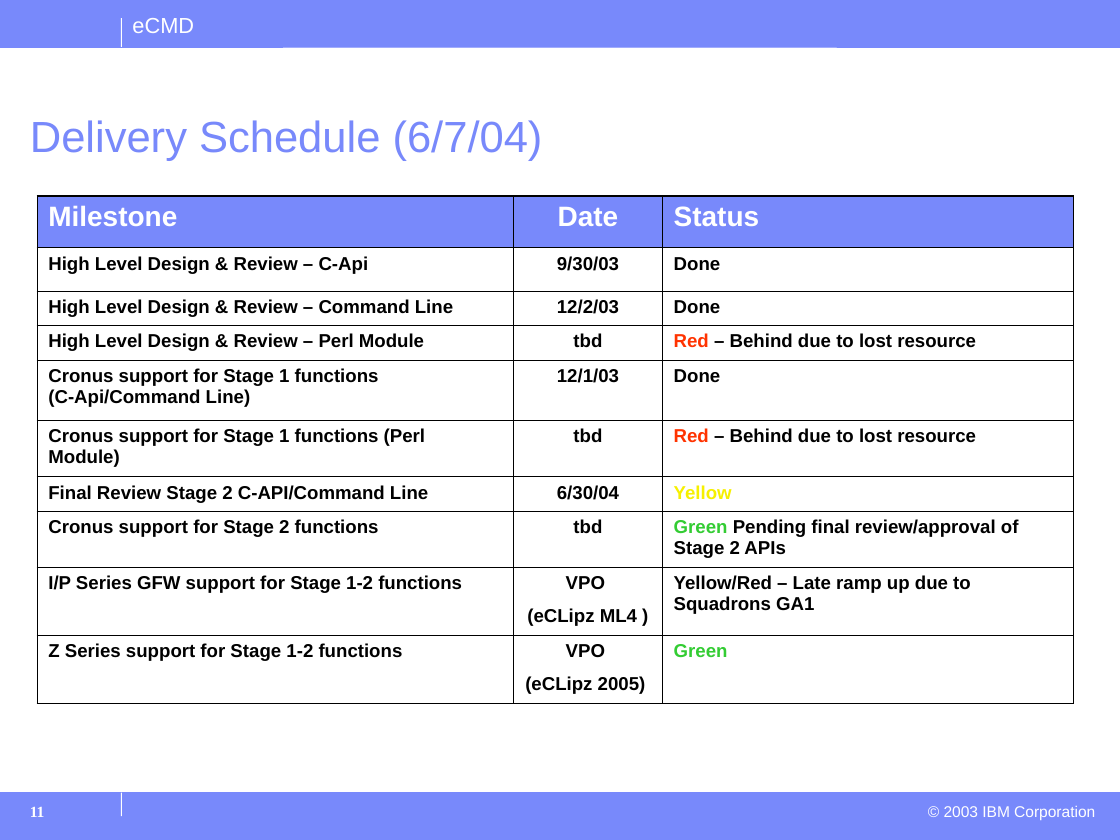
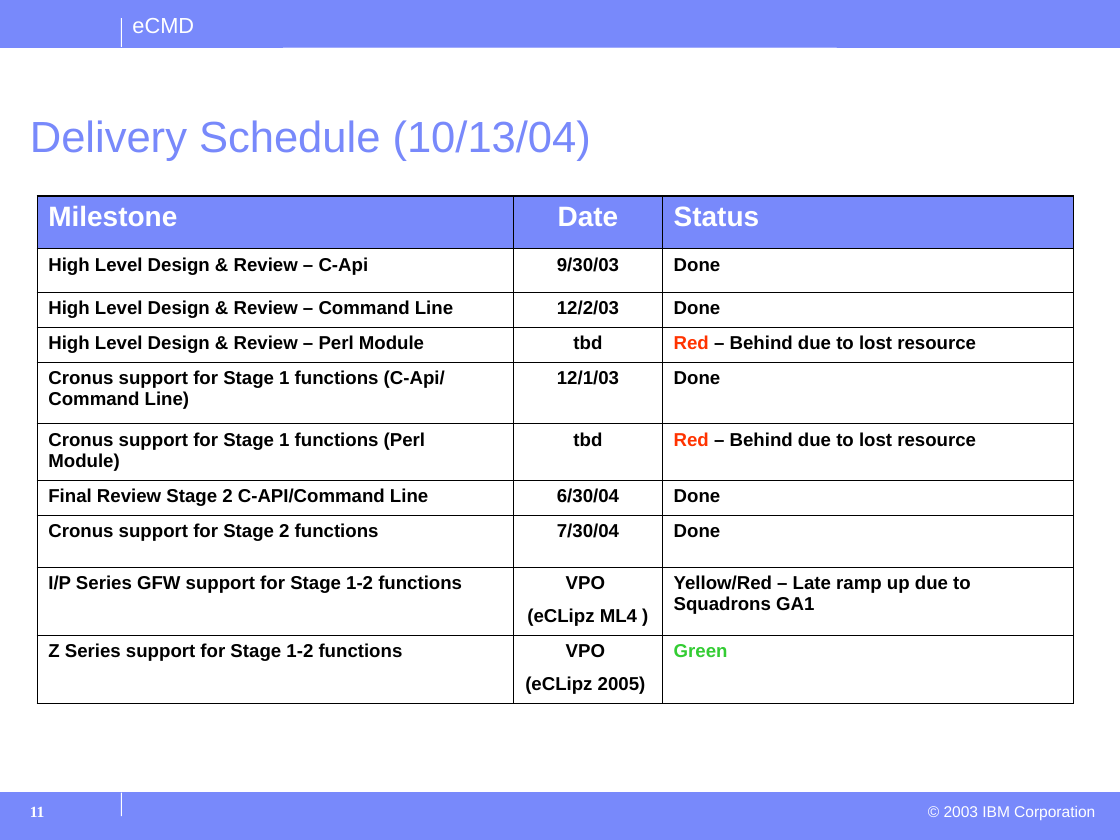
Before and after one commit to thejta/eCMD, a slide deck: slide 11 of docs/eCMDIntro.ppt. Drawn at 1120x840 pixels with LibreOffice and Linux fonts; fonts in the diff are those of the drawing; background and template pictures are left out. Boxes give left, top, right and bottom in pixels: in the first picture for what was removed or moved away, otherwise in the second. Text is boxed around its words. In the diff, an @@ line names an element or a change of style, - is before the commit and + after.

```diff
--- a/docs/eCMDIntro.ppt
+++ b/docs/eCMDIntro.ppt
@@ title at (x1=30, y1=120, x2=591, y2=161): text changed @@
-Delivery Schedule (6/7/04)
+Delivery Schedule (10/13/04)
@@ table at (x1=37, y1=196, x2=1073, y2=703) @@
-row 5, column 1: Cronus support for Stage 1 functions (C-Api/Command Line)
+row 5, column 1: Cronus support for Stage 1 functions (C-Api/ Command Line)
-row 7, column 3: Yellow
+row 7, column 3: Done
-row 8, column 2: tbd
+row 8, column 2: 7/30/04
-row 8, column 3: Green Pending final review/approval of Stage 2 APIs
+row 8, column 3: Done
```
Also in this commit, not shown: 2 other slides changed, 1 other file.
